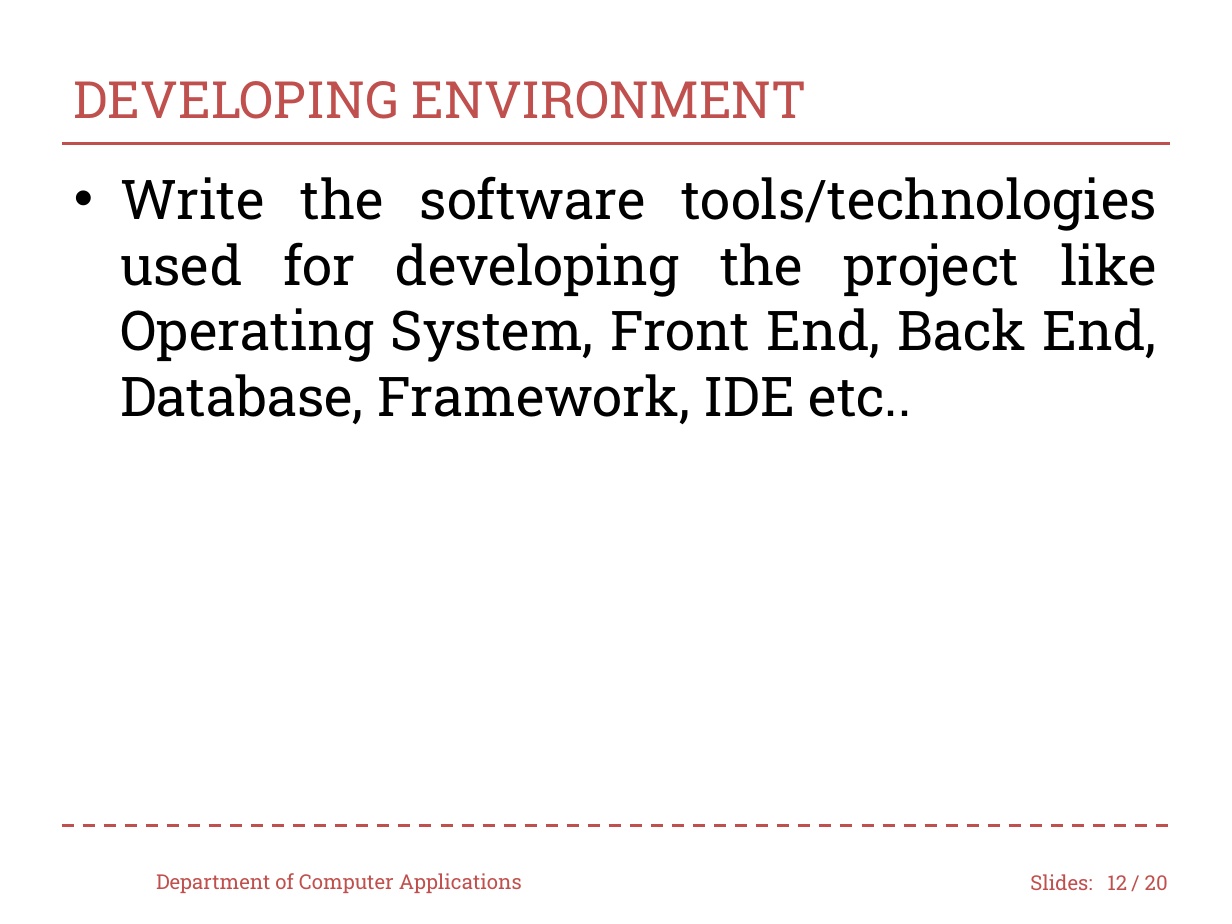
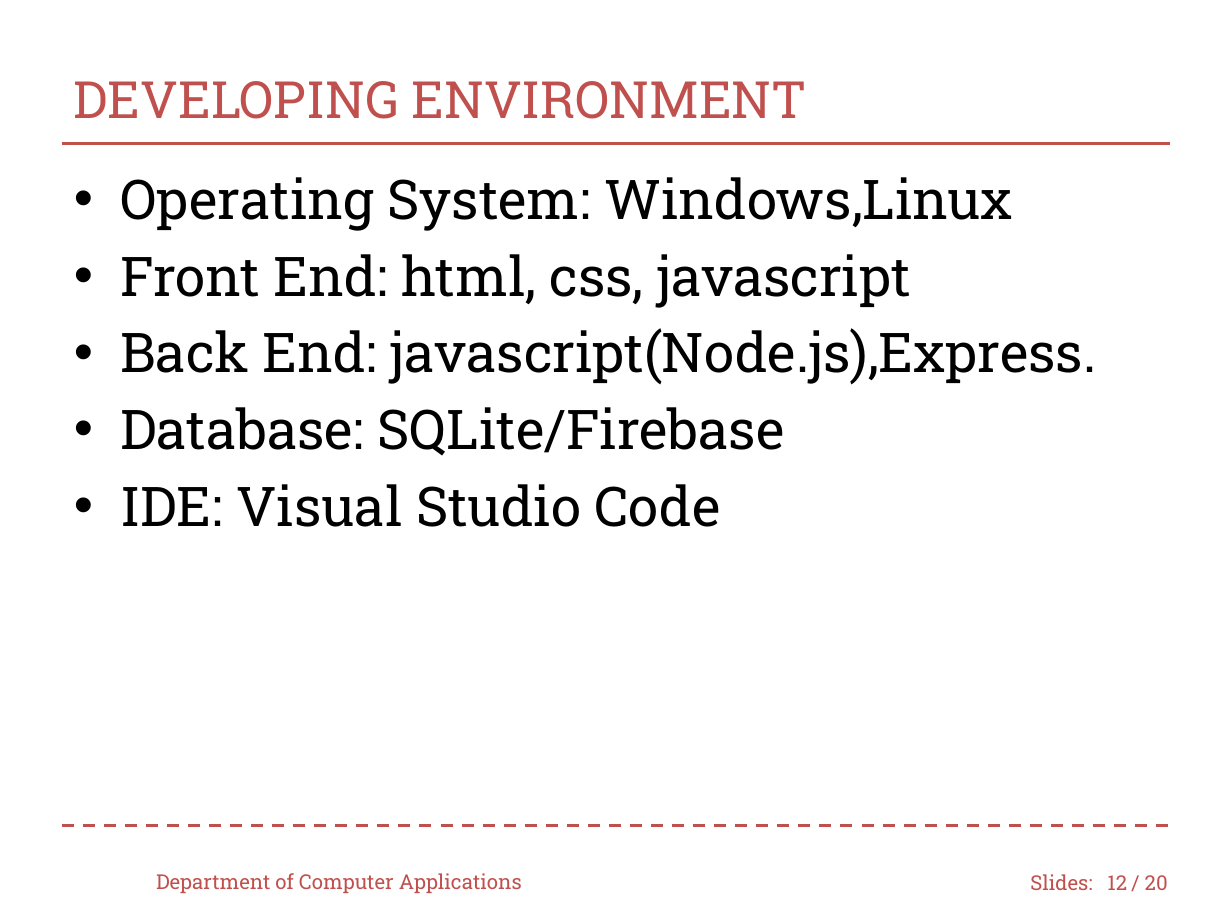
Before and after one commit to Saran-sk52/Mini-Project, a slide deck: slide 12 of 49_MP_presentation.pptx. Drawn at 1232x924 pixels with LibreOffice and Linux fonts; fonts in the diff are those of the drawing; background and template pictures are left out. Boxes give left, top, right and bottom in pixels: in the first picture for what was removed or moved away, otherwise in the second. Text is boxed around its words. In the diff, an @@ line names an element or a change of style, - is before the commit and + after.

```diff
--- a/49_MP_presentation.pptx
+++ b/49_MP_presentation.pptx
@@ text at [120,177,1097,527]: text changed @@
-• Write the software tools/technologies used for developing the project like Operating System, Front End, Back End, Database, Framework, IDE etc..
+• Operating System: Windows,Linux
+• Front End: html, css, javascript
+• Back End: javascript(Node.js),Express.
+• Database: SQLite/Firebase
+• IDE: Visual Studio Code
```
Also in this commit, not shown: 18 other slides changed, 1 slide added, 1 slide removed.
